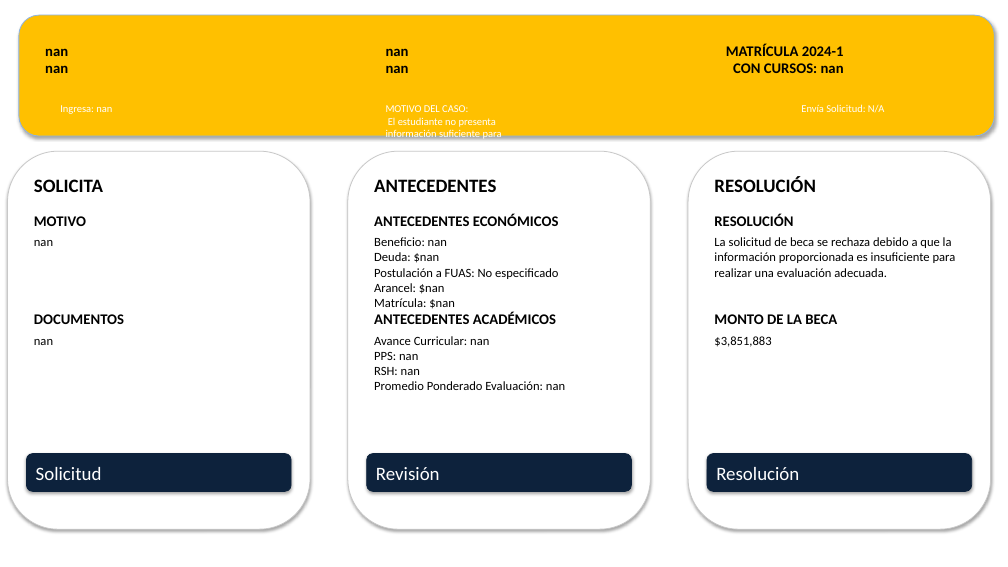
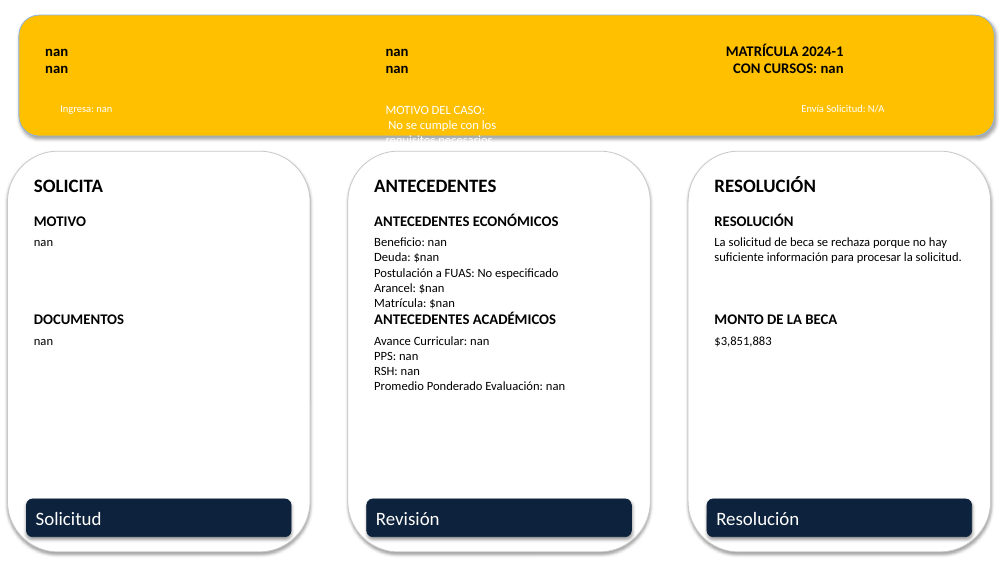
Before and after one commit to davidtroncosop/revdoc_ppt, a slide deck: slide 29 of propuestas_resolucion.pptx. Drawn at 1008x567 pixels with LibreOffice and Linux fonts; fonts in the diff are those of the drawing. Boxes give left, top, right and bottom in pixels: in the first picture for what was removed or moved away, otherwise in the second. Text is boxed around its words. In the diff, an @@ line names an element or a change of style, - is before the commit and + after.

Commit message:
más espacio para la revisón de documentos

```diff
--- a/propuestas_resolucion.pptx
+++ b/propuestas_resolucion.pptx
@@ text at [386, 106, 514, 163]: text changed; size 10 to 12 pt @@
-MOTIVO DEL CASO:
-El estudiante no presenta información suficiente para evaluar su situación.
+MOTIVO DEL CASO:
+No se cumple con los requisitos necesarios debido a la falta de datos fundamentales.
@@ rounded rectangle: place and size @@
-rounded rectangle at [8, 151, 310, 529]
+rounded rectangle at [8, 151, 310, 552]
@@ rounded rectangle: place and size @@
-rounded rectangle at [348, 151, 650, 529]
+rounded rectangle at [348, 151, 650, 552]
@@ rounded rectangle: place and size @@
-rounded rectangle at [688, 151, 991, 529]
+rounded rectangle at [688, 151, 991, 552]
@@ text at [714, 237, 962, 263]: text changed @@
-La solicitud de beca se rechaza debido a que la información proporcionada es insuficiente para realizar una evaluación adecuada.
+La solicitud de beca se rechaza porque no hay suficiente información para procesar la solicitud.
@@ 3 rounded rectangles: place and size @@
-3 rounded rectangles at [26, 454, 972, 492]
+3 rounded rectangles at [26, 499, 972, 537]
```
Also in this commit, not shown: 28 other slides changed, 2 other files.
